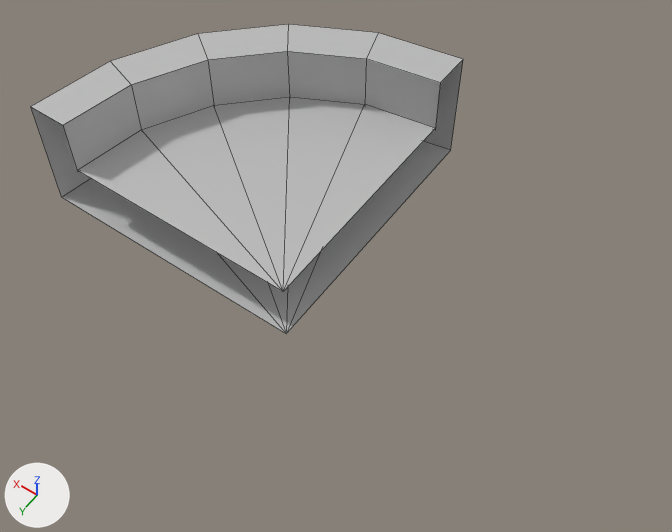
What one commit did to the FBX model SpelMotor/IronWrought/Bin/Assets/3D/Environment/EN_P_L2DamCorner_01_19G4_01_19/EN_P_L2DamCorner_01_19G4_01_19.fbx.
Both versions are drawn from a camera (50 mm lens) standing at (-2.11, 2.43, 4.77) and looking at (0.0, -0.53, 0.13). The lights are fixed; the arrows at lower left show +X, +Y and +Z. Mesh edges are drawn as thin lines. Where no turn or scale is listed for an object, it has been applied to the vertices.

Objects in the first picture: 'EN_P_L2DamCorner_01_19G4_01_19'.
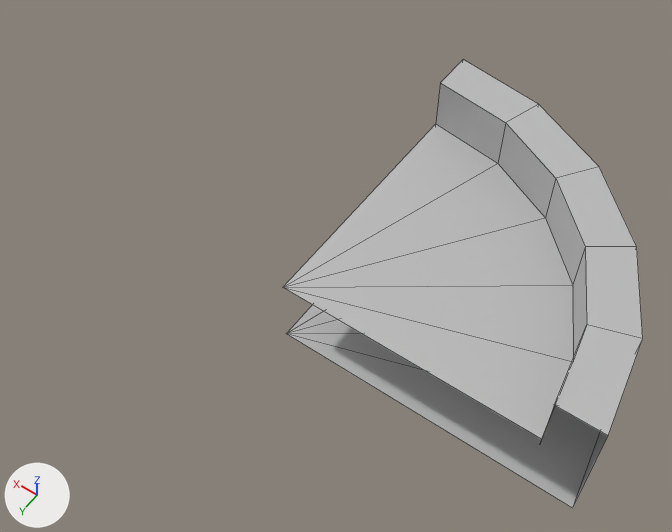
Commit message: pushed a fix for dam pieces

Changed parts and their boxes [x1, y1, x2, y2] in the pictures (672 x 532 px; the box of a moved part takes in the faces that stretch with it):
'EN_P_L2DamCorner_01_19G4_01_19', reshaped (17% narrower, 45% taller)
    before: [31, 24, 463, 333]
    after: [283, 59, 643, 508]
part 1 of me_mesh, moved or reshaped
    before: [31, 24, 463, 333]
    after: [286, 59, 643, 508]
part 2 of me_mesh, moved or reshaped
    before: [78, 97, 435, 291]
    after: [283, 124, 573, 439]

The change in detail:
me_mesh has 32 vertices, 25 faces and spans x 0.0..1.95, y -1.95..0.0, z 0.0..0.83.
me_mesh is used by ob_en_p_l2damcorner_01_19g4_01_19; location (0.0, 0.0, 0.003).
me_mesh part 1: the loose piece of 25 vertices spanning x 0.0..1.95, y -1.95..0.0, z 0.0..0.83 is turned -90 degrees about the z axis through the mesh origin.
me_mesh part 2: the loose piece of 7 vertices spanning x 0.0..1.66, y -1.66..0.0, z 0.44 is turned -90 degrees about the z axis through its middle, then moved by (-1.66, 0.0, 0.04).
